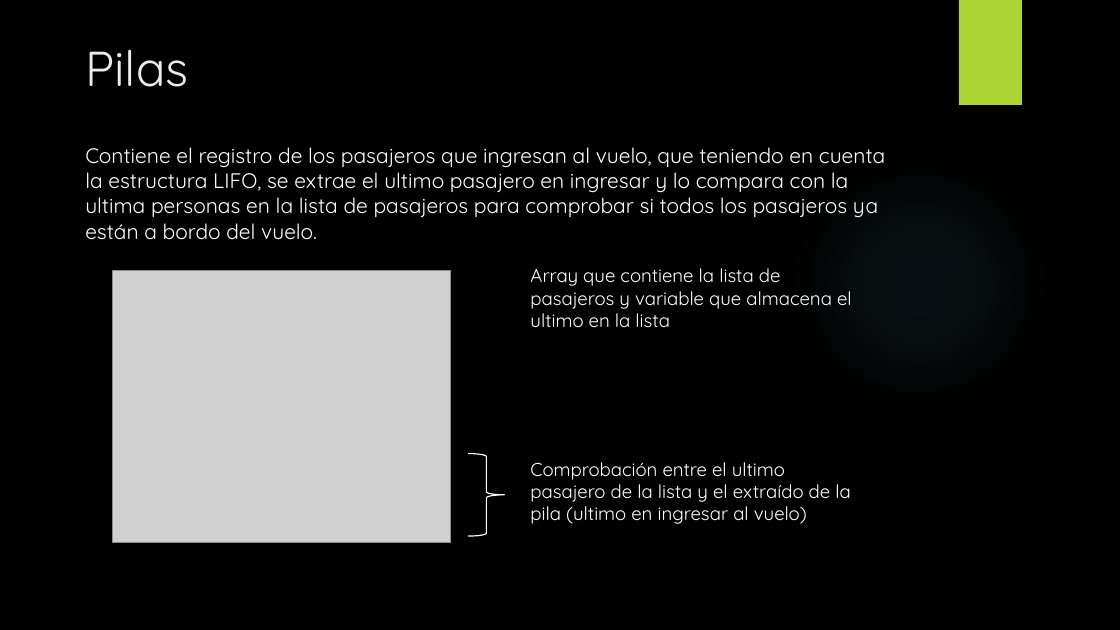
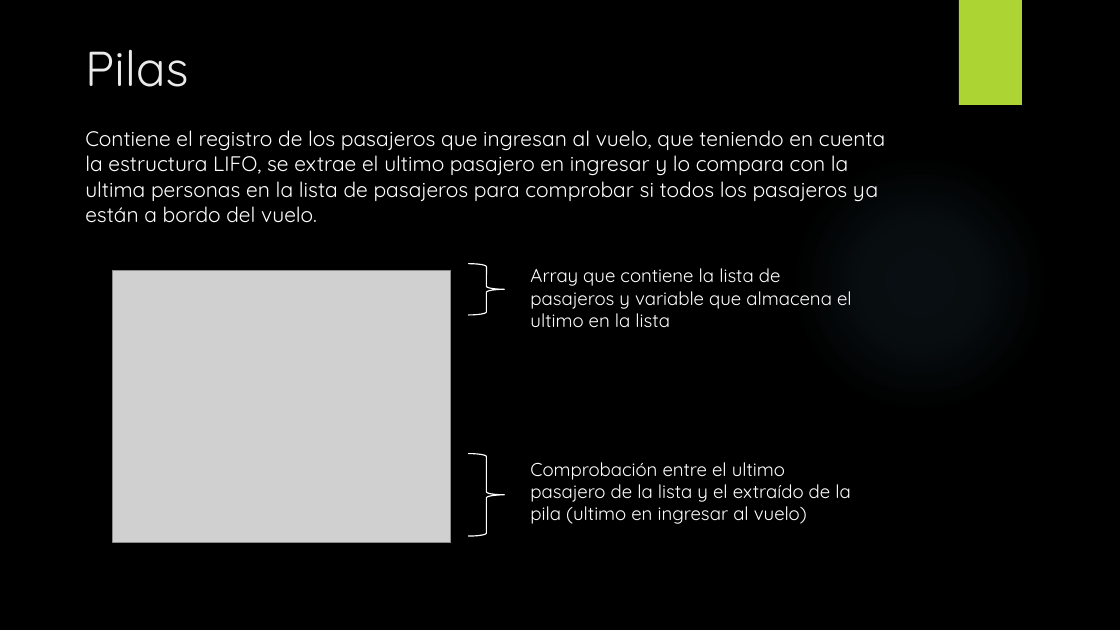
Before and after one commit to Arnold-R-T/Tercer-Corte, a slide deck: slide 5 of Taller Final/Taller Final Aeropuerto, Arnold Edward.pptx. Drawn at 1120x630 pixels with LibreOffice and Linux fonts; fonts in the diff are those of the drawing; grey boxes stand for pictures; background and template pictures are left out. Boxes give left, top, right and bottom in pixels: in the first picture for what was removed or moved away, otherwise in the second. Text is boxed around its words. In the diff, an @@ line names an element or a change of style, - is before the commit and + after.

```diff
--- a/Taller Final/Taller Final Aeropuerto, Arnold Edward.pptx
+++ b/Taller Final/Taller Final Aeropuerto, Arnold Edward.pptx
@@ text "Contiene el registro de los ...": place and size @@
-text "Contiene el registro de los ..." at [85,147,885,240]
+text "Contiene el registro de los ..." at [85,130,885,222]
@@ right brace at [469,264,505,315]: outline #000000 1 pt to #FFFFFF 1 pt @@
```
Also in this commit, not shown: 5 other slides changed, 2 slides added, 3 slides removed.
